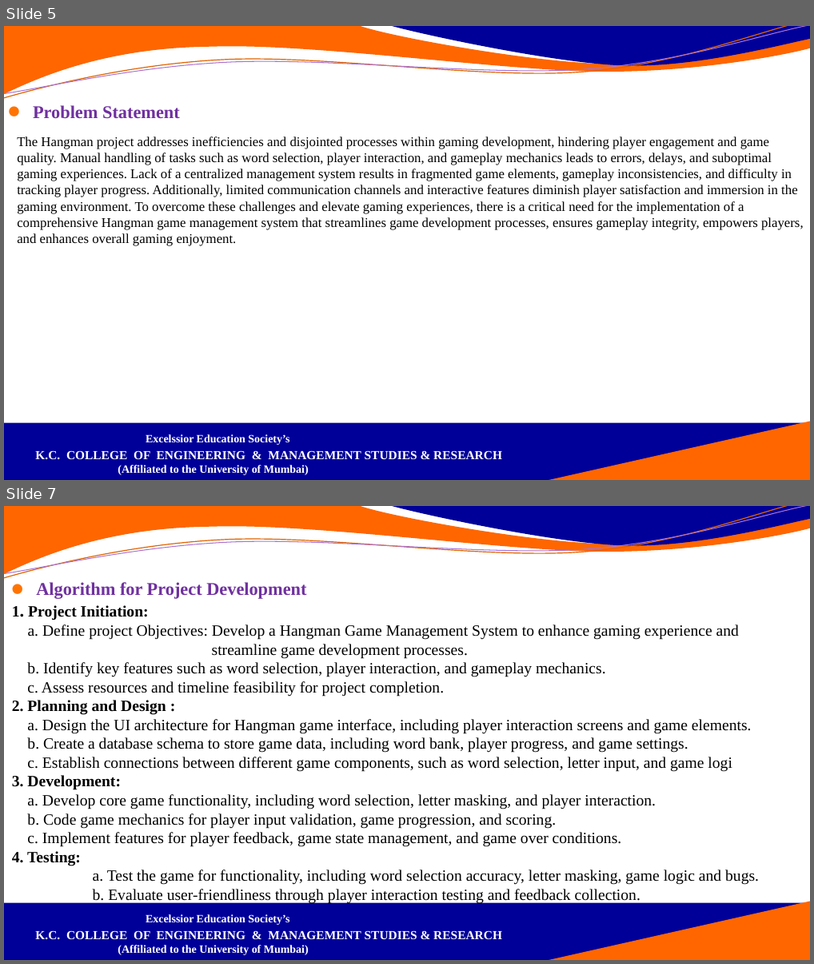
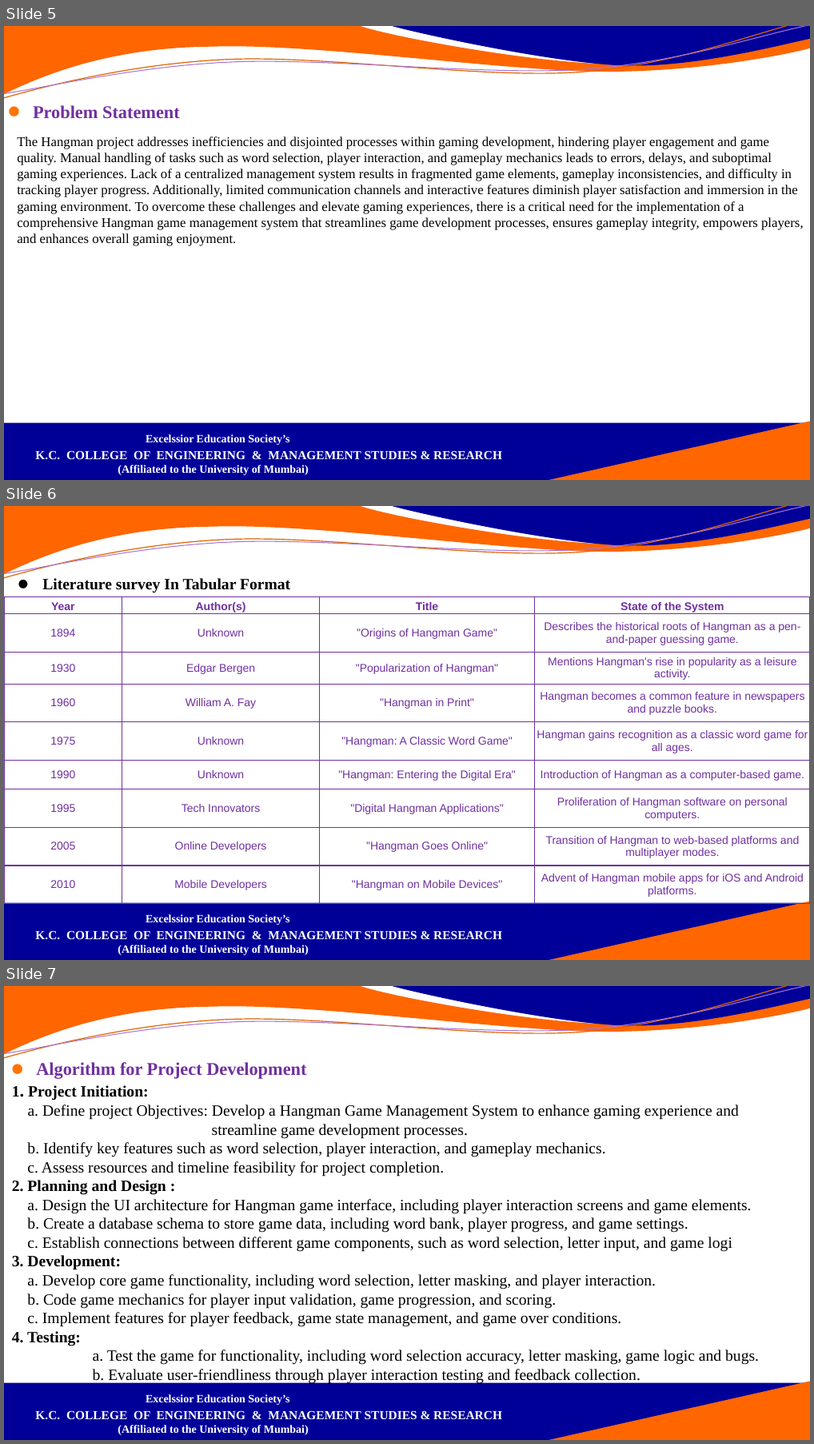
Before and after one commit to Armaan4477/Hangman, a slide deck: Documentation and ppt/PPT/Hangman_ppt.pptx. Shown one above the other, each under a label of ours: slides 5 and 7 before the commit, slides 5, 6 and 7 after it; the slides between them are not shown. The pictures are 814x964 and 814x1444 pixels, drawn with LibreOffice and Linux fonts; fonts in the diff are those of the drawing; background and template pictures are left out. Boxes give left, top, right and bottom in pixels: in the first picture for what was removed or moved away, otherwise in the second. Text is boxed around its words. In the diff, an @@ line names an element or a change of style, - is before the commit and + after.

```diff
--- a/Documentation and ppt/PPT/Hangman_ppt.pptx
+++ b/Documentation and ppt/PPT/Hangman_ppt.pptx
@@ slide 6 added at box(4, 506, 810, 960), background #FFFFFF; not listed: 6 template elements that a slide beside it also shows @@
@@ table added at box(4, 596, 810, 903), 9 rows, 4 columns @@
+Year | Author(s) | Title | State of the System
+1894 | Unknown | "Origins of Hangman Game" | Describes the historical roots of Hangman as a pen-and-paper guessing game.
+1930 | Edgar Bergen | "Popularization of Hangman" | Mentions Hangman's rise in popularity as a leisure activity.
+1960 | William A. Fay | "Hangman in Print" | Hangman becomes a common feature in newspapers and puzzle books.
+1975 | Unknown | "Hangman: A Classic Word Game" | Hangman gains recognition as a classic word game for all ages.
+1990 | Unknown | "Hangman: Entering the Digital Era" | Introduction of Hangman as a computer-based game.
+1995 | Tech Innovators | "Digital Hangman Applications" | Proliferation of Hangman software on personal computers.
+2005 | Online Developers | "Hangman Goes Online" | Transition of Hangman to web-based platforms and multiplayer modes.
+2010 | Mobile Developers | "Hangman on Mobile Devices" | Advent of Hangman mobile apps for iOS and Android platforms.
@@ text added at box(42, 578, 290, 593), 14 pt, text #000000, bold @@
+⚫ Literature survey In Tabular Format
```
Also in this commit, not shown: 1 slide changed, 1 slide removed.
